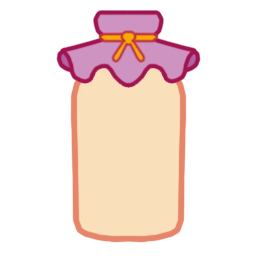
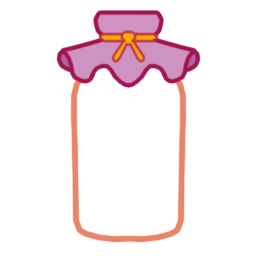
Layers edited between the first and the second w=256, h=256 image:
showed "Layer 11 copy 2" over [76, 67, 181, 237]
hid "Layer 11 copy" over [76, 67, 181, 237]
